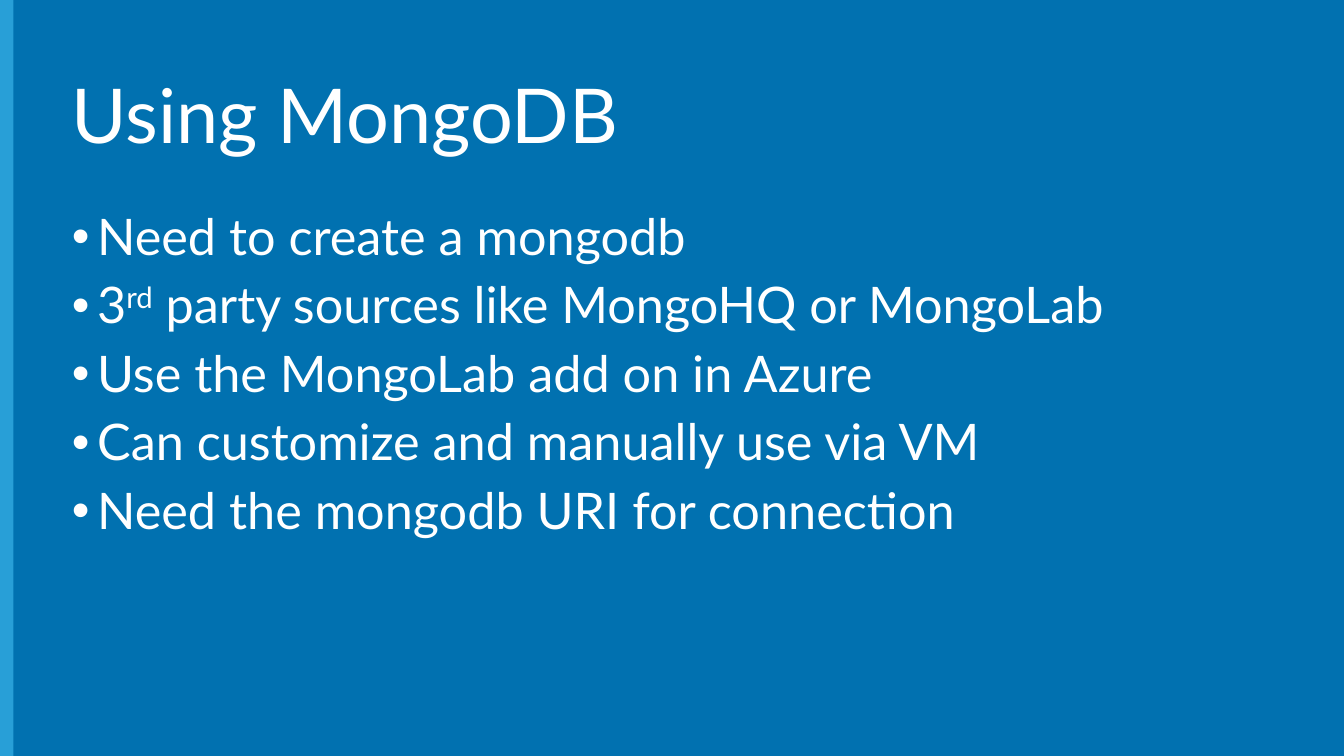
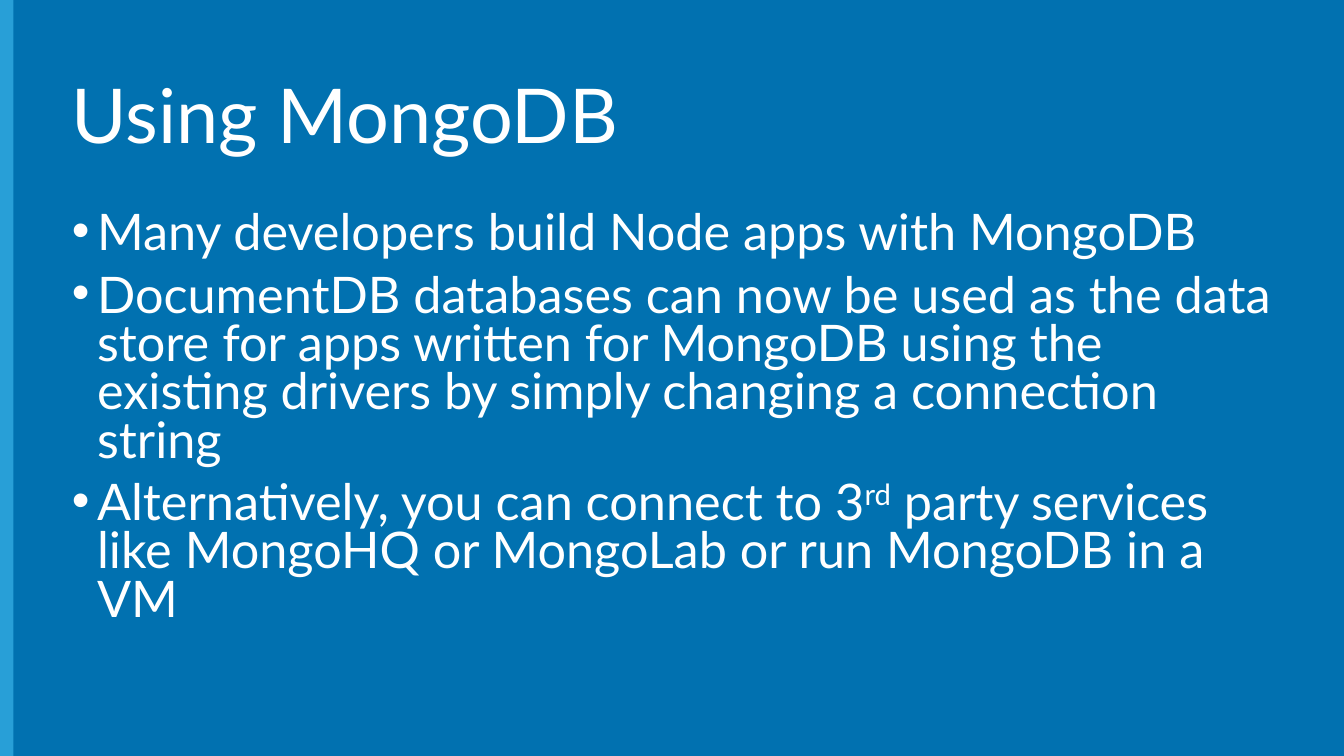
Before and after one commit to Microsoft-Web/NodeCamp, a slide deck: slide 17 of Presentation/BuildingTheBackend/BuildingTheBackend.pptx. Drawn at 1344x756 pixels with LibreOffice and Linux fonts; fonts in the diff are those of the drawing; background and template pictures are left out. Boxes give left, top, right and bottom in pixels: in the first picture for what was removed or moved away, otherwise in the second. Text is boxed around its words. In the diff, an @@ line names an element or a change of style, - is before the commit and + after.

Commit message:
Updated mongodb section in presentation.

```diff
--- a/Presentation/BuildingTheBackend/BuildingTheBackend.pptx
+++ b/Presentation/BuildingTheBackend/BuildingTheBackend.pptx
@@ text at <box>97,213,1271,617</box>: text changed @@
-• Need to create a mongodb
-• 3rd party sources like MongoHQ or MongoLab
-• Use the MongoLab add on in Azure
-• Can customize and manually use via VM
-• Need the mongodb URI for connection
+• Many developers build Node apps with MongoDB
+• DocumentDB databases can now be used as the data store for apps written for MongoDB using the existing drivers by simply changing a connection string
+• Alternatively, you can connect to 3rd party services like MongoHQ or MongoLab or run MongoDB in a VM
```
Also in this commit, not shown: 1 other file.
